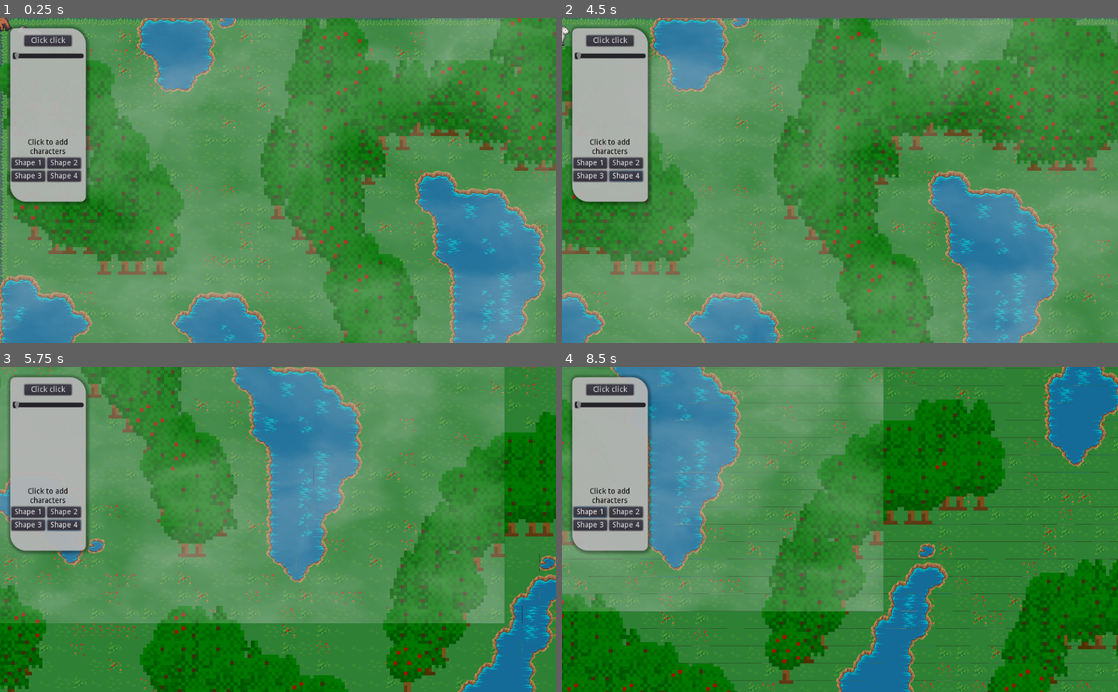
Above: before the commit, frames 1-4 (two rows, left to right).
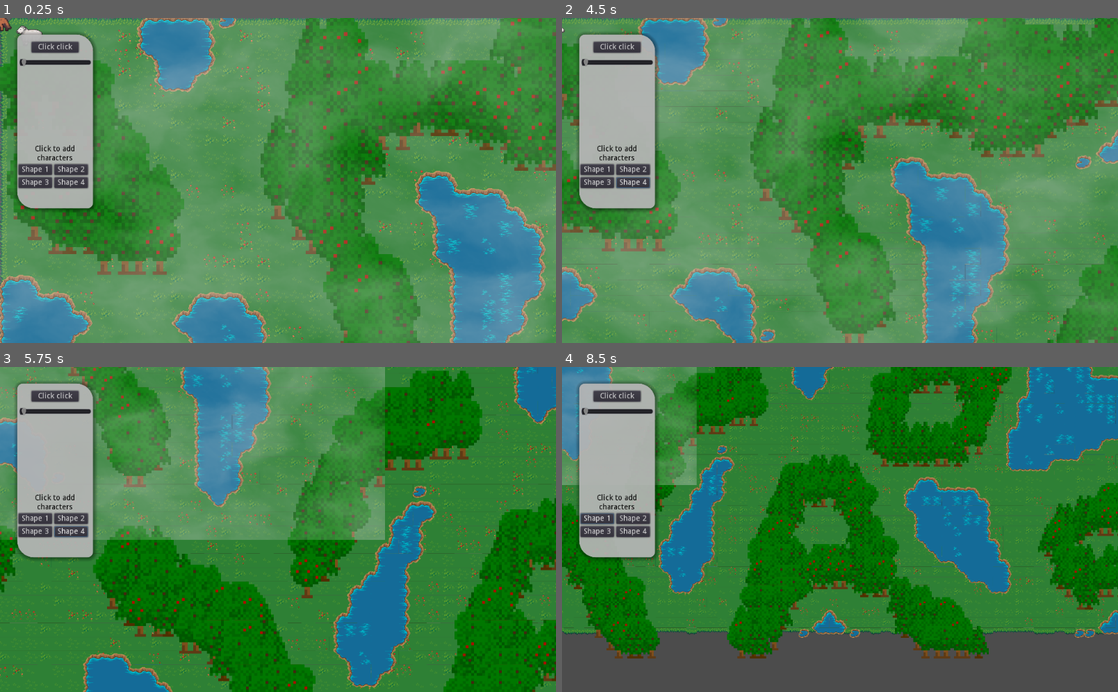
Above: after the commit, the same moments.

Repository: Poissecaille/EcoSimulator
Game: Godot game, scene res://Game.tscn
The game is run twice, just before and just after one commit, with the same random seed, the same clock (stepped at 60 frames per second) and the same inputs.
Inputs (mouse positions are in pixels of both pictures, inside the frame that each line leads up to):
- Up to frame 1 (0.25 s): no input
- Up to frame 2 (4.5 s): click "Click click" at 0.5 s; click "Shape 1" at 1.25 s; click "Shape 2" at 2 s; click "Shape 3" at 2.75 s; click "Shape 4" at 3.5 s; tap Enter at 4.25 s; move the mouse to (962, 164) at 4.27 s; hold Right (move_right) from 4.28 s (still down); hold T from 4.28 s (still down); click (962, 164) at 4.42 s
- Up to frame 3 (5.75 s): tap Y at 4.55, 5.1 s; tap Enter at 5 s; move the mouse to (166, 545) at 5.02 s; release Right (move_right) at 5.03 s; release T at 5.03 s; hold Down (move_down) from 5.03 s (still down); tap T at 5.3 s
- Up to frame 4 (8.5 s): tap Enter every 0.75 s from 5.75 to 8 s; move the mouse to (895, 458) at 5.77 s; release Down (move_down) at 5.78 s; hold Right (move_right) 5.78-6.53 s; hold T 5.78-6.53 s; tap Y at 6.05, 6.6, 7.55, 8.1 s; move the mouse to (812, 594) at 6.52 s; hold Up (move_up) 6.53-7.28 s; click (812, 594) at 6.67 s; tap T at 6.8, 8.3 s; move the mouse to (1006, 578) at 7.27 s; hold T 7.28-8.03 s; hold Left (move_left) from 7.28 s (still down); move the mouse to (673, 480) at 8.02 s

The runs differ from the first frame. In frame 1, 4.2% of the frame differs, in the area x 1-18%, y 2-60%; in frame 2, 45%; in frame 3, 72%; in frame 4, 78%, in the area x 0-100%, y 0-100%.

Commit message:
Add zoom on KEY_T and KEY_Y + Use of CanvasLayer
Using CanvasLayer as the panel parent so the Menu is not affected by the
zoom

Diff:
--- a/GODOT/Game.tscn
+++ b/GODOT/Game.tscn
@@ -42,6 +42,10 @@
 current = true
 script = ExtResource( 10 )
 
-[node name="MenuControl" parent="Camera2D" instance=ExtResource( 9 )]
-margin_right = 0.0
-margin_bottom = 0.0
+[node name="CanvasLayer" type="CanvasLayer" parent="Camera2D"]
+
+[node name="MenuControl" parent="Camera2D/CanvasLayer" instance=ExtResource( 9 )]
+margin_left = 13.0
+margin_top = 12.0
+margin_right = 13.0
+margin_bottom = 12.0
--- a/GODOT/MainCamera2D.gd
+++ b/GODOT/MainCamera2D.gd
@@ -30,7 +30,17 @@
 	_prev_mouse_pos = get_local_mouse_position()
 
 func _unhandled_input(event):
-	print("Camera zoom", camera_zoom)
+	if Input.is_key_pressed(KEY_T):
+		if camera_zoom.x + camera_zoom_speed.x < zoom_out_limit and\
+			camera_zoom.y + camera_zoom_speed.y < zoom_out_limit:
+				camera_zoom += camera_zoom_speed
+				set_zoom(camera_zoom)
+	if Input.is_key_pressed(KEY_Y):
+		if camera_zoom.x - camera_zoom_speed.x > 1 and\
+			camera_zoom.y - camera_zoom_speed.y > 1:
+				camera_zoom -= camera_zoom_speed
+				set_zoom(camera_zoom)
+
 	if event is InputEventMouseButton:
 		if wheel:
 			if event.button_index == BUTTON_WHEEL_UP and\
